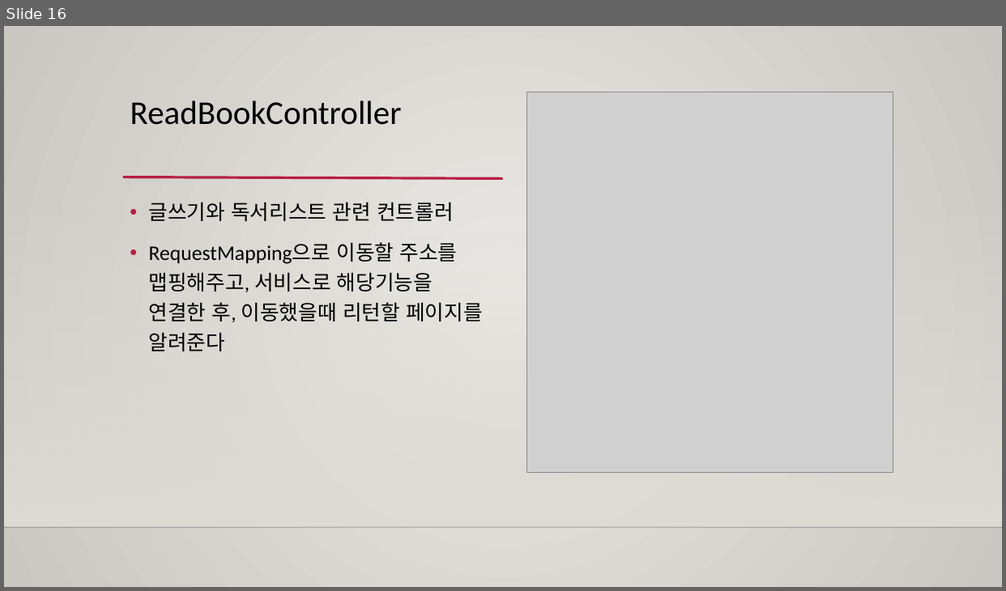
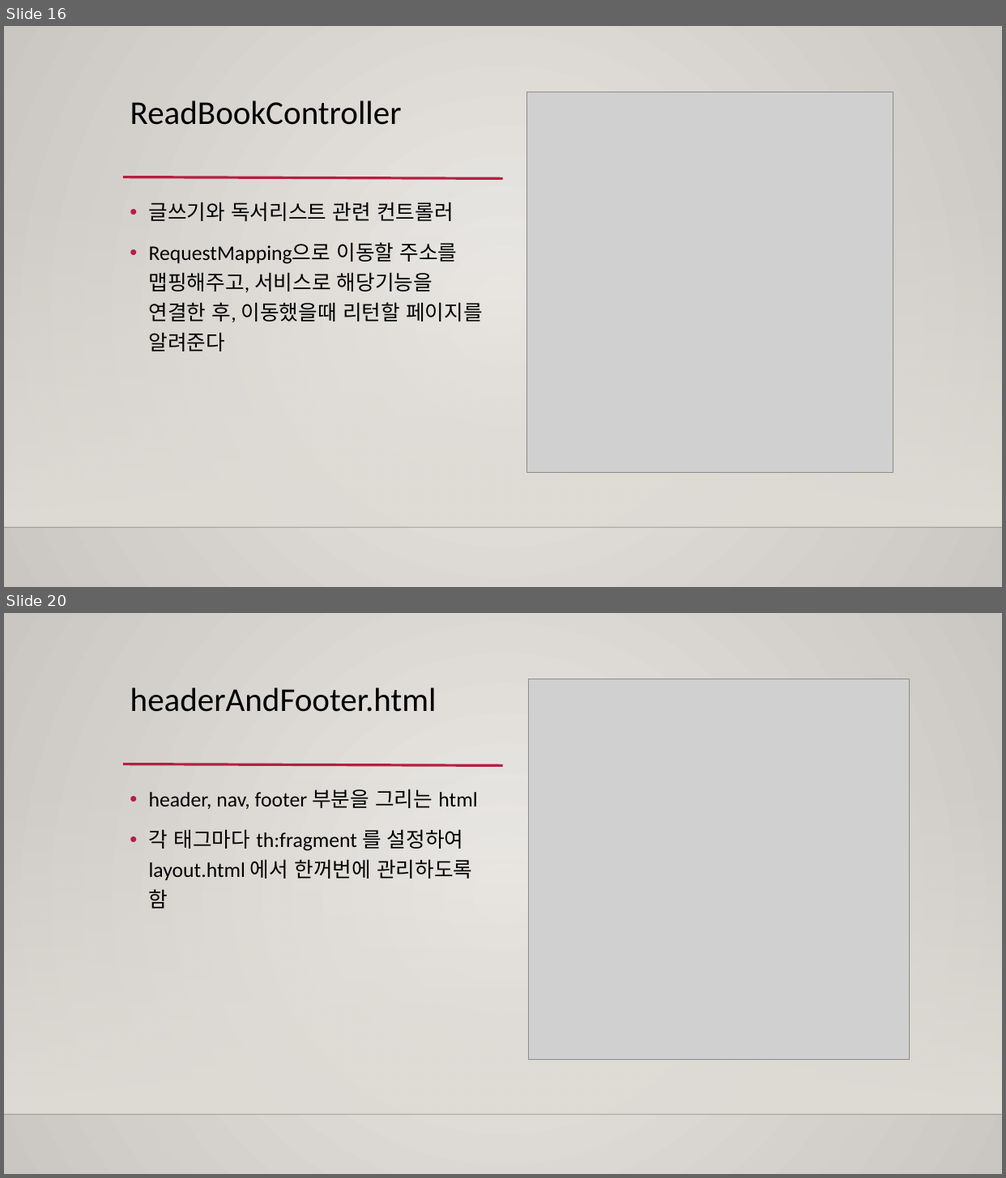
Before and after one commit to hooninfinity/Biz_505_2021_10_Kotlin_Spring, a slide deck: 디바이스최적화(2021-11-10)_김성훈.pptx. Shown one above the other, each under a label of ours: slide 16 before the commit, slides 16 and 20 after it; the slides between them are not shown. The pictures are 1006x591 and 1006x1178 pixels, drawn with LibreOffice and Linux fonts; fonts in the diff are those of the drawing; grey boxes stand for pictures; background and template pictures are left out. Boxes give left, top, right and bottom in pixels: in the first picture for what was removed or moved away, otherwise in the second. Text is boxed around its words. In the diff, an @@ line names an element or a change of style, - is before the commit and + after.

```diff
--- a/디바이스최적화(2021-11-10)_김성훈.pptx
+++ b/디바이스최적화(2021-11-10)_김성훈.pptx
@@ slide 20 added at box(4, 613, 1002, 1174), background gradient #ECEAE7 to #CAC7C1; not listed: 3 template elements that a slide beside it also shows @@
@@ picture added at box(529, 679, 909, 1060) @@
@@ title added at box(130, 688, 437, 712), 32 pt, text #000000 @@
+headerAndFooter.html
@@ text added at box(149, 789, 477, 909), 20 pt, text #000000 @@
+• header, nav, footer 부분을 그리는 html
+• 각 태그마다 th:fragment 를 설정하여 layout.html 에서 한꺼번에 관리하도록 함
```
Also in this commit, not shown: 7 other slides added, 2 slides removed.
